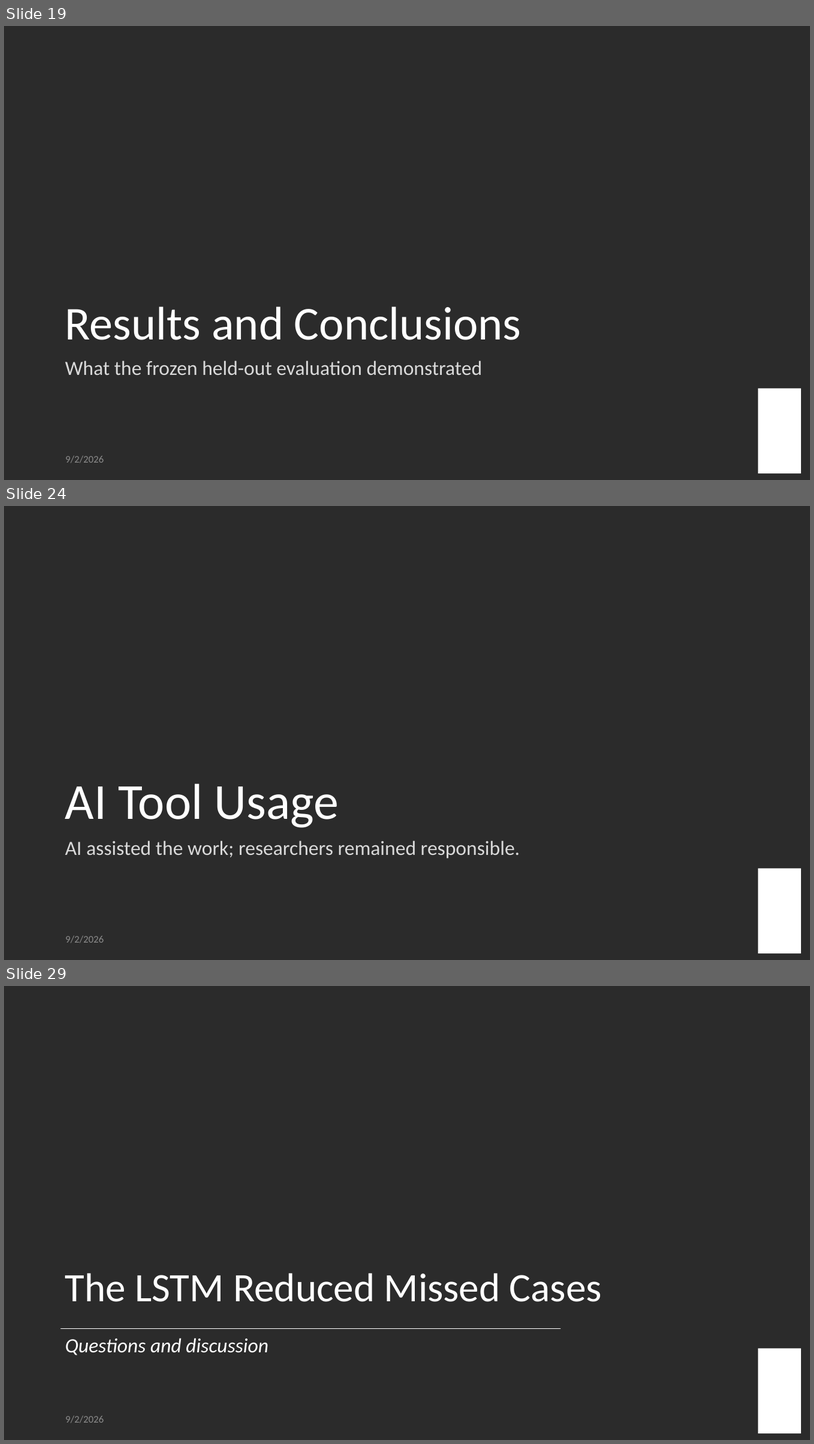
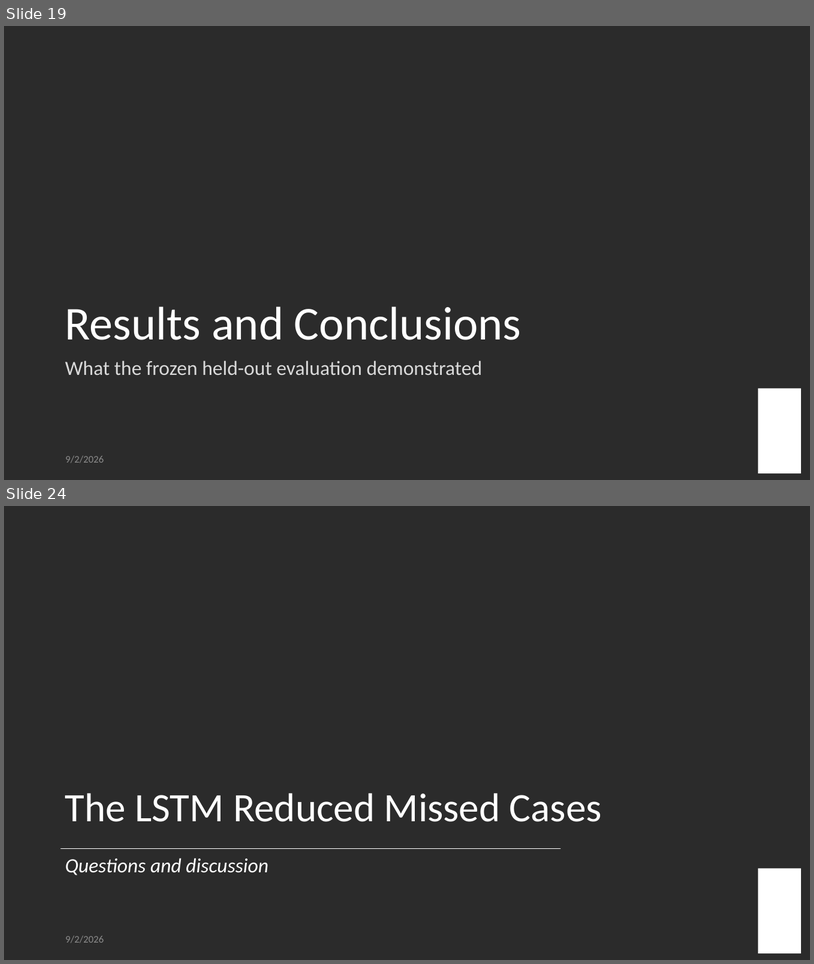
Before and after one commit to apcjomaala1/THESIS, a slide deck: WASD - Thesis 2 - final revised.pptx. Shown one above the other, each under a label of ours: slides 19, 24 and 29 before the commit, slides 19 and 24 after it; the slides between them are not shown. The pictures are 814x1444 and 814x964 pixels, drawn with LibreOffice and Linux fonts; fonts in the diff are those of the drawing; background and template pictures are left out; a plain dark background stands for a picture behind light text. Boxes give left, top, right and bottom in pixels: in the first picture for what was removed or moved away, otherwise in the second. Text is boxed around its words. In the diff, an @@ line names an element or a change of style, - is before the commit and + after.

```diff
--- a/WASD - Thesis 2 - final revised.pptx
+++ b/WASD - Thesis 2 - final revised.pptx
@@ slide 24 removed at (4, 506, 810, 960), background picture (left out); not listed: 2 template elements that a slide beside it also shows @@
@@ title removed at (65, 783, 339, 828) @@
-AI Tool Usage
@@ text removed at (65, 840, 520, 858) @@
-AI assisted the work; researchers remained responsible.
@@ what was slide 29 is now slide 24 @@
```
Also in this commit, not shown: 16 slides changed, 4 other slides removed, 14 other files.
